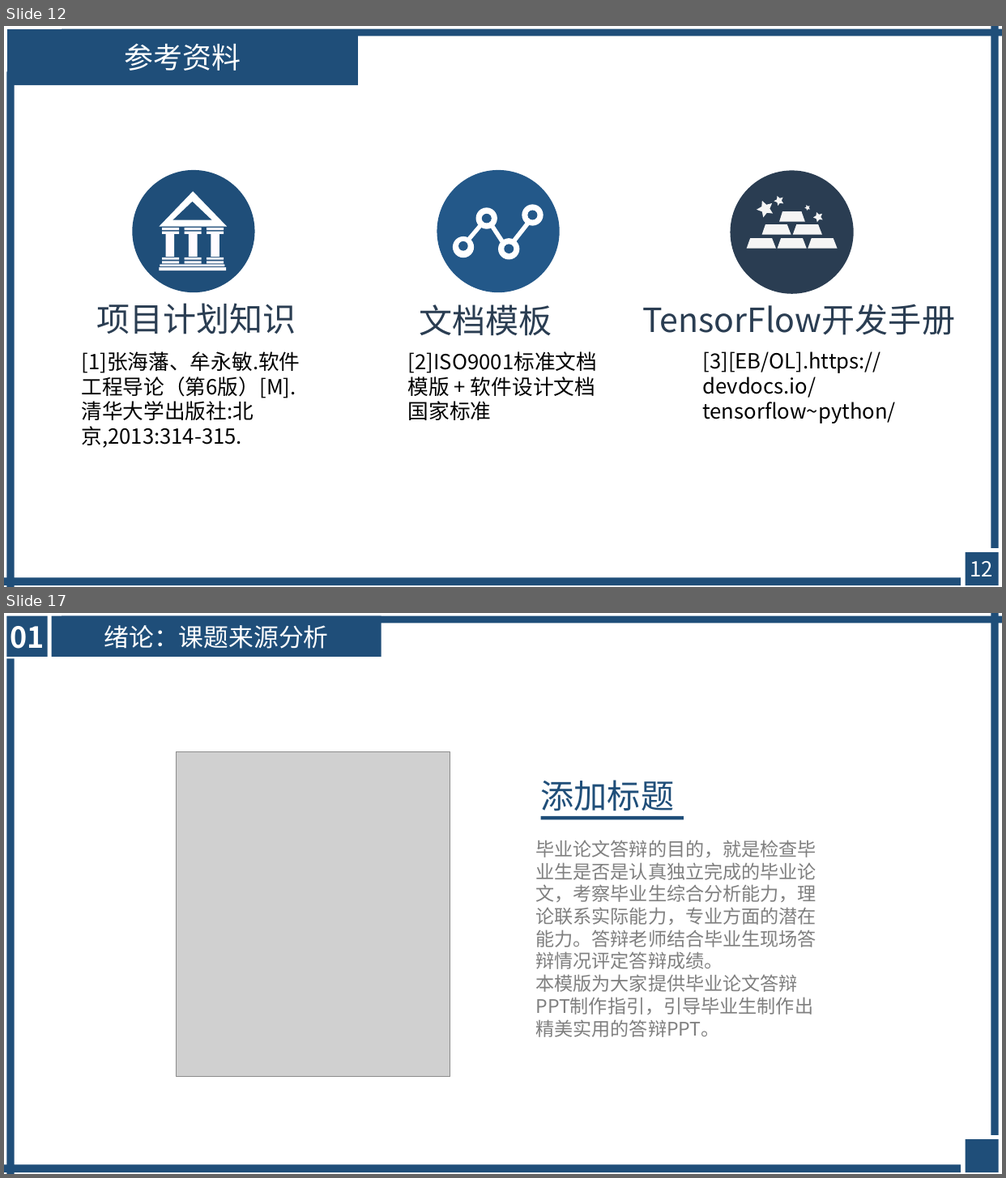
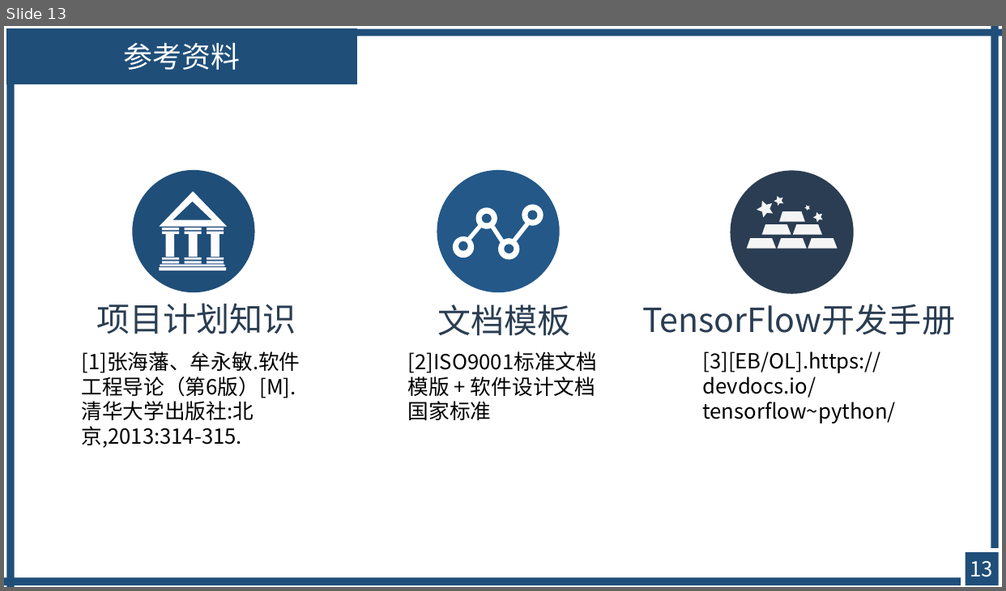
Before and after one commit to avgstuBoboge/SE2020-document, a slide deck: ppt/SE2020-G16-项目计划.ppt. Shown one above the other, each under a label of ours: slides 12 and 17 before the commit, slide 13 after it; the slides between them are not shown. The pictures are 1006x1178 and 1006x591 pixels, drawn with LibreOffice and Linux fonts; fonts in the diff are those of the drawing; grey boxes stand for pictures. Boxes give left, top, right and bottom in pixels: in the first picture for what was removed or moved away, otherwise in the second. Text is boxed around its words. In the diff, an @@ line names an element or a change of style, - is before the commit and + after.

```diff
--- a/ppt/SE2020-G16-项目计划.ppt
+++ b/ppt/SE2020-G16-项目计划.ppt
@@ slide 17 removed at <box>4,613,1002,1174</box>, background #FFFFFF @@
@@ rectangle removed at <box>7,616,48,657</box> @@
-01
@@ rectangle removed at <box>52,616,381,657</box> @@
-绪论：课题来源分析
@@ rectangle removed at <box>62,616,1001,624</box> @@
@@ rectangle removed at <box>991,613,998,1135</box> @@
@@ rectangle removed at <box>6,658,14,1174</box> @@
@@ picture removed at <box>176,752,450,1077</box> @@
@@ text removed at <box>541,780,674,817</box> @@
-添加标题
@@ rectangle removed at <box>540,816,684,820</box> @@
@@ text removed at <box>535,840,816,1037</box> @@
-毕业论文答辩的目的，就是检查毕业生是否是认真独立完成的毕业论文，考察毕业生综合分析能力，理论联系实际能力，专业方面的潜在能力。答辩老师结合毕业生现场答辩情况评定答辩成绩。
-本模版为大家提供毕业论文答辩PPT制作指引，引导毕业生制作出精美实用的答辩PPT。
@@ rectangle removed at <box>965,1139,997,1172</box> @@
@@ rectangle removed at <box>4,1165,960,1173</box> @@
@@ page number removed at <box>931,1165,955,1169</box> @@
-17
@@ what was slide 12 is now slide 13 @@
@@ slide 13 changed as well @@
@@ text "文档模板": place and size @@
-text "文档模板" at <box>419,305,552,336</box>
+text "文档模板" at <box>437,305,570,336</box>
@@ text "文档模板" at <box>437,305,570,336</box>: indent changed @@
@@ page number at <box>970,561,994,578</box>: text changed @@
-12
+13
```
Also in this commit, not shown: 5 other slides changed, 1 slide added, 12 other slides removed.
